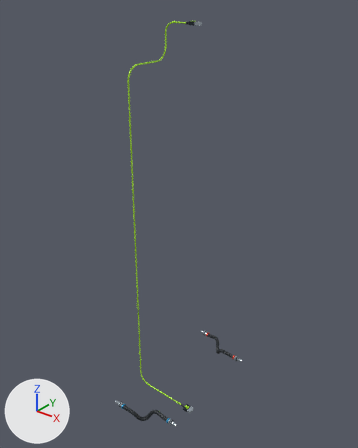
A saved change to the FBX model Art/GJ_PIPE&CABLE/runtime_exports/SM_GJ_Harness_07.fbx.
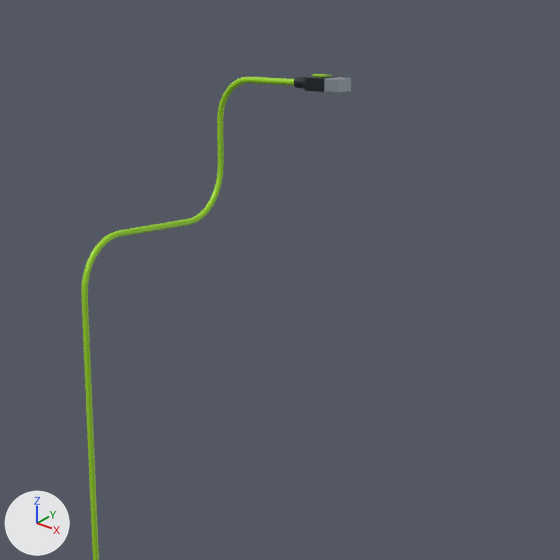
Each version is shown whole from a 50 mm camera at (0.369, -1.102, 2.019) aimed at (-0.509, -0.004, 1.338), then close up on the part from 29% to 72% of the width and 0% to 34% of the height. Lighting does not change. The marker at lower left points along +X, +Y and +Z. The first two pictures are the older version. Where no turn or scale is listed for an object, it has been applied to the vertices. Vertices at exactly the same position are counted once.

Script lines for the objects in view, before the commit:
```python
me_r01_node08_supply_hose = bpy.data.meshes.new('R01.Node08.Supply_Hose')
me_r01_node08_supply_hose.from_pydata(...)  # 4570 vertices, 8928 faces; spans x -0.597..-0.365, y -0.254..0.254, z 0.687..1.928
# faces by material slot: [3880, 952, 184, 2056, 184, 1672]
me_r01_node08_supply_hose.materials.append(mat_mc_rubber)  # black #1f262b
me_r01_node08_supply_hose.materials.append(mat_mc_steel)  # light grey #b5c0ca
me_r01_node08_supply_hose.materials.append(mat_mc_supply)  # blue #2493c4
me_r01_node08_supply_hose.materials.append(mat_mc_dark)  # dark blue #2c353d
me_r01_node08_supply_hose.materials.append(mat_mc_return)  # red #ce3c2c
me_r01_node08_supply_hose.materials.append(mat_mc_lime)  # green #a0dd21
ob_sm_gj_harness_07 = bpy.data.objects.new('SM_GJ_Harness_07', me_r01_node08_supply_hose)
ob_sm_gj_harness_07.location = (0.0, 0.0, 0.0)
```
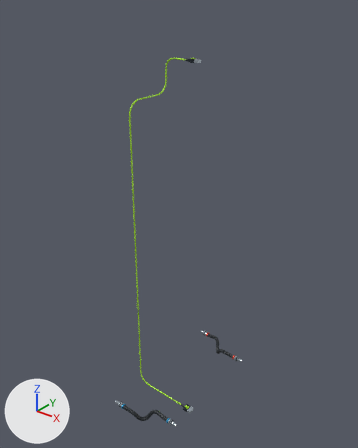
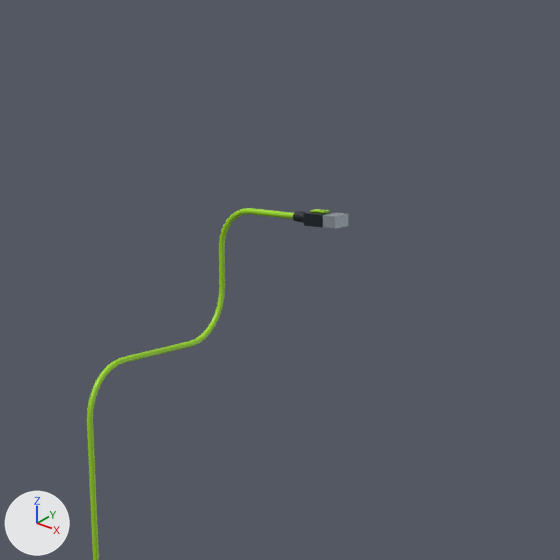
The newer file is also turned or shifted as a whole; pictures and numbers use the older file's frame.

Boxes (x1, y1, x2, y2) around the edits, measured in the close-ups (560 x 560 px; the box of a moved part takes in the faces that stretch with it):
'SM_GJ_Harness_07', reshaped
    before: (81, 74, 351, 560)
    after: (87, 208, 349, 560)
part 1 of me_r01_node08_supply_hose, moved or reshaped
    before: (324, 77, 351, 92)
    after: (323, 213, 349, 229)
part 2 of me_r01_node08_supply_hose, moved or reshaped
    before: (305, 76, 336, 92)
    after: (304, 212, 336, 228)
part 3 of me_r01_node08_supply_hose, moved or reshaped
    before: (311, 74, 332, 77)
    after: (310, 209, 330, 213)
part 4 of me_r01_node08_supply_hose, moved or reshaped
    before: (294, 77, 305, 88)
    after: (293, 211, 305, 222)
part 5 of me_r01_node08_supply_hose, moved or reshaped
    before: (81, 77, 294, 419)
    after: (87, 208, 294, 419)

What the commit changed:
me_r01_node08_supply_hose is used by ob_sm_gj_harness_07; location (0.0, 0.0, 0.0).
me_r01_node08_supply_hose had 4570 vertices, 8928 faces and spanned x -0.597..-0.365, y -0.254..0.254, z 0.687..1.928.
me_r01_node08_supply_hose now has 4570 vertices, 8928 faces and spans x -0.597..-0.365, y -0.254..0.254, z 0.687..1.833.
me_r01_node08_supply_hose part 1: the loose piece of 56 vertices spanning x -0.488..-0.476, y 0.034..0.051, z 1.917..1.927 is moved by (0.0, 0.0, -0.096).
me_r01_node08_supply_hose part 2: the loose piece of 56 vertices spanning x -0.506..-0.488, y 0.034..0.052, z 1.917..1.927 is moved by (0.0, 0.0, -0.096).
me_r01_node08_supply_hose part 3: the loose piece of 56 vertices spanning x -0.503..-0.49, y 0.039..0.047, z 1.927..1.928 is moved by (0.0, 0.0, -0.096).
me_r01_node08_supply_hose part 4: the loose piece of 48 vertices spanning x -0.52..-0.506, y 0.039..0.047, z 1.918..1.926 is moved by (0.0, 0.0, -0.096).
me_r01_node08_supply_hose part 5: 560 of 4570 vertices moved; they spanned x -0.597..-0.52, y -0.118..0.045, z 0.893..1.924 and now span x -0.597..-0.52, y -0.118..0.045, z 0.881..1.829; mean shift (0.0, 0.0, -0.088); largest move (-0.59, 0.045, 1.909) -> (-0.59, 0.045, 1.813).
Other edits to the shape of me_r01_node08_supply_hose do not show in these pictures.
